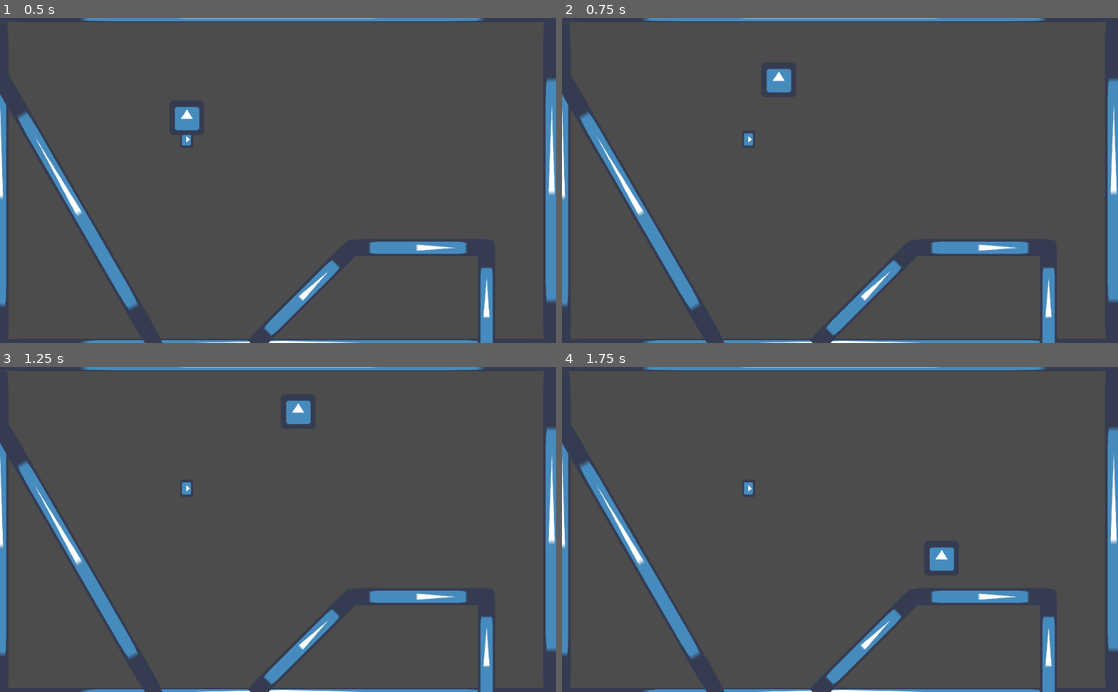
Above: before the commit, frames 1-4 (two rows, left to right).
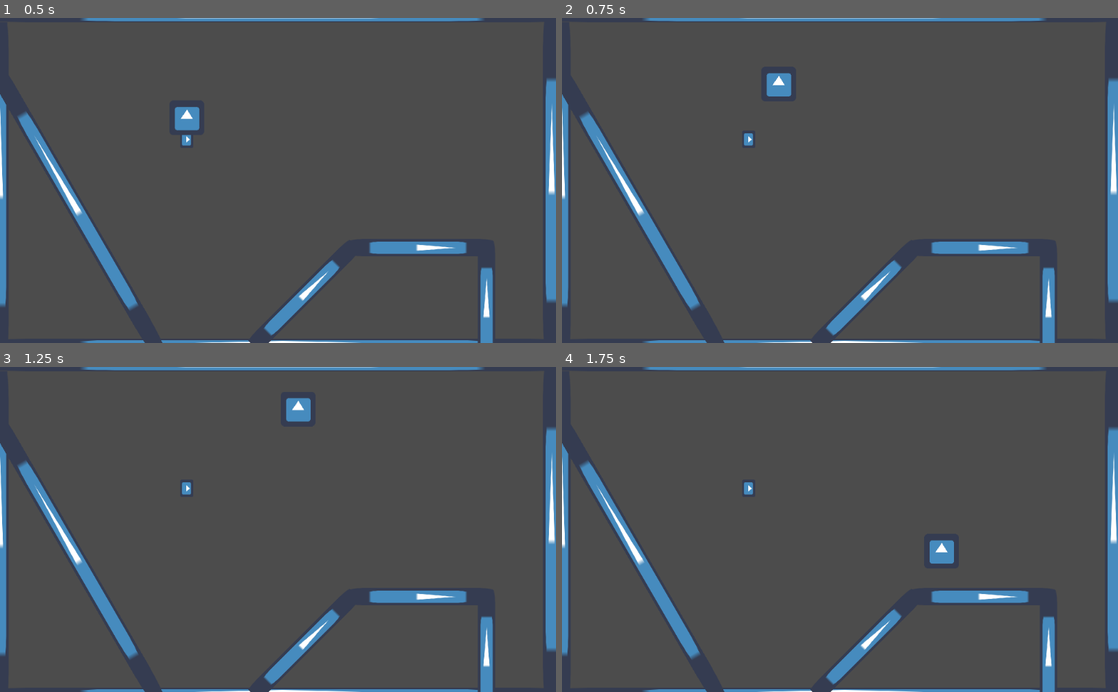
Above: after the commit, the same moments.

Repository: Praqma/GodotDevOps
Game: Godot game, scene res://Main.tscn
Same seed, same stepped clock (60 frames per second), same inputs: the game is played once before the commit and once after it. The engine's default icon, where the game draws it, is replaced by a stand-in: a white triangle on a blue panel in a dark square.
Inputs (mouse positions are in pixels of both pictures, inside the frame that each line leads up to):
- Up to frame 1 (0.5 s): no input
- Up to frame 2 (0.75 s): tap Enter at 0.5 s; move the mouse to (962, 164) at 0.52 s; hold D (move_right) from 0.53 s (still down); tap Space (jump) at 0.6 s; click (962, 164) at 0.67 s
- Up to frame 3 (1.25 s): keep holding D (move_right); tap Space (jump) at 0.77, 1.07 s
- Up to frame 4 (1.75 s): release D (move_right) at 1.25 s; drag from (728, 545) to (812, 594) at 1.27 s

Frame 1 is identical in both runs. In frame 2, 0.2% of the frame differs, in the area x 36-42%, y 15-25%; in frame 3, 0.1%; in frame 4, 0.3%, in the area x 66-71%, y 53-63%.

Commit message:
Refactor player controller and vertical movement tests
Fixes #17

Velocity is calculated in a separate function outside of _physics_process and jumping is handled in _process now instead.
Tests have been rewritten to not use simulate and is no longer generating errors.

Diff:
--- a/PlayerController.gd
+++ b/PlayerController.gd
@@ -33,18 +33,11 @@
 func _process(delta):
 	moveInput.x = Input.get_action_strength("move_right") - Input.get_action_strength("move_left")
 
-func _physics_process(delta):
-	if is_on_floor():
-		velocity.x = moveInput.x * moveSpeed
-	elif is_on_wall():
-		velocity.x = 0
-	else:
-		velocity.x += moveInput.x * airMoveSpeed
-	velocity.x = clamp(velocity.x, -groundMoveSpeed, groundMoveSpeed)
-
 	if Input.is_action_just_pressed("jump") and snap and is_on_floor():
 		jump()
-	velocity.y += gravity * delta
+
+func _physics_process(delta):
+	calculate_velocity(delta)
 
 	var snapVector = Vector2.DOWN * snapLength if snap else Vector2()
 	velocity = move_and_slide_with_snap(velocity, snapVector, Vector2.UP, true, 4, deg2rad(slopeSlideThreshold))
@@ -55,9 +48,17 @@
 	var just_landed := is_on_floor() and not snap
 	if just_landed:
 		snap = true
-		moveSpeed = groundMoveSpeed
 
 func jump():
 	velocity.y = -jumpForce
 	snap = false
-	moveSpeed = airMoveSpeed
+
+func calculate_velocity(delta : float):
+	if is_on_floor():
+		velocity.x = moveInput.x * moveSpeed
+	elif is_on_wall():
+		velocity.x = 0
+	else:
+		velocity.x += moveInput.x * airMoveSpeed
+	velocity.x = clamp(velocity.x, -groundMoveSpeed, groundMoveSpeed)
+	velocity.y += gravity * delta
--- a/Test/Unit/test_VerticalMovement.gd
+++ b/Test/Unit/test_VerticalMovement.gd
@@ -2,27 +2,26 @@
 
 var PlayerController = load("res://PlayerController.gd")
 
-var gravity_update_values = [[1, 1, 100.0], [5,1,500.0], [1, 5, 500.0]]
-func test_gravity_updates_properly(params = use_parameters(gravity_update_values)) :
-	var controller = PlayerController.new()
-	controller.gravity = 100.0
-
-	simulate(controller, params[0], params[1])
-
-	assert_eq(controller.velocity.y, params[2])
-
-	controller.free()
-
-var jump_update_values = [[10, .1, -100.0], [5,1,300.0], [1, 2, 0.0]]
-func test_jump_velocity_updates_properly(params = use_parameters(jump_update_values)) :
+var expected_jump_values = [[1.0, -100.0], [5.0, 300.0], [2.0, 0.0]]
+func test_jump_velocity_updates_properly(params = use_parameters(expected_jump_values)) :
 	var controller = PlayerController.new()
 	controller.gravity = 100.0
 	controller.jumpForce = 200.0
 
 	controller.jump();
+	controller.calculate_velocity(params[0])
 
-	simulate(controller, params[0], params[1])
-
-	assert_eq(controller.velocity.y, params[2])
+	assert_eq(controller.velocity.y, params[1])
 
 	controller.free()
+
+var expected_gravity_values = [[1.0, 100.0], [5.0, 500.0]]
+func test_calculate_vertical_velocity_with_gravity(params = use_parameters(expected_gravity_values)):
+	var controller = PlayerController.new()
+	controller.gravity = 100.0
+
+	controller.calculate_velocity(params[0])
+
+	assert_eq(controller.velocity.y, params[1])
+
+	controller.free()
